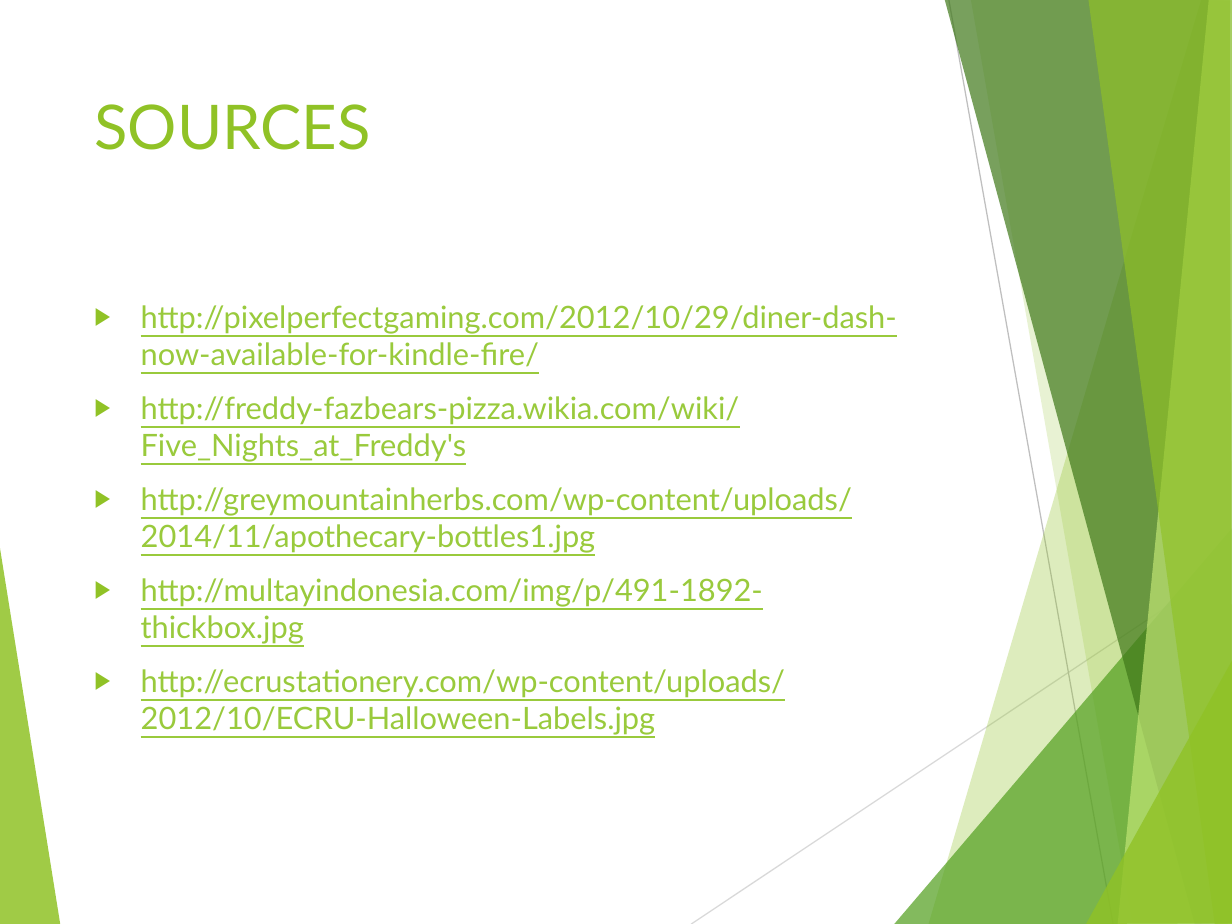
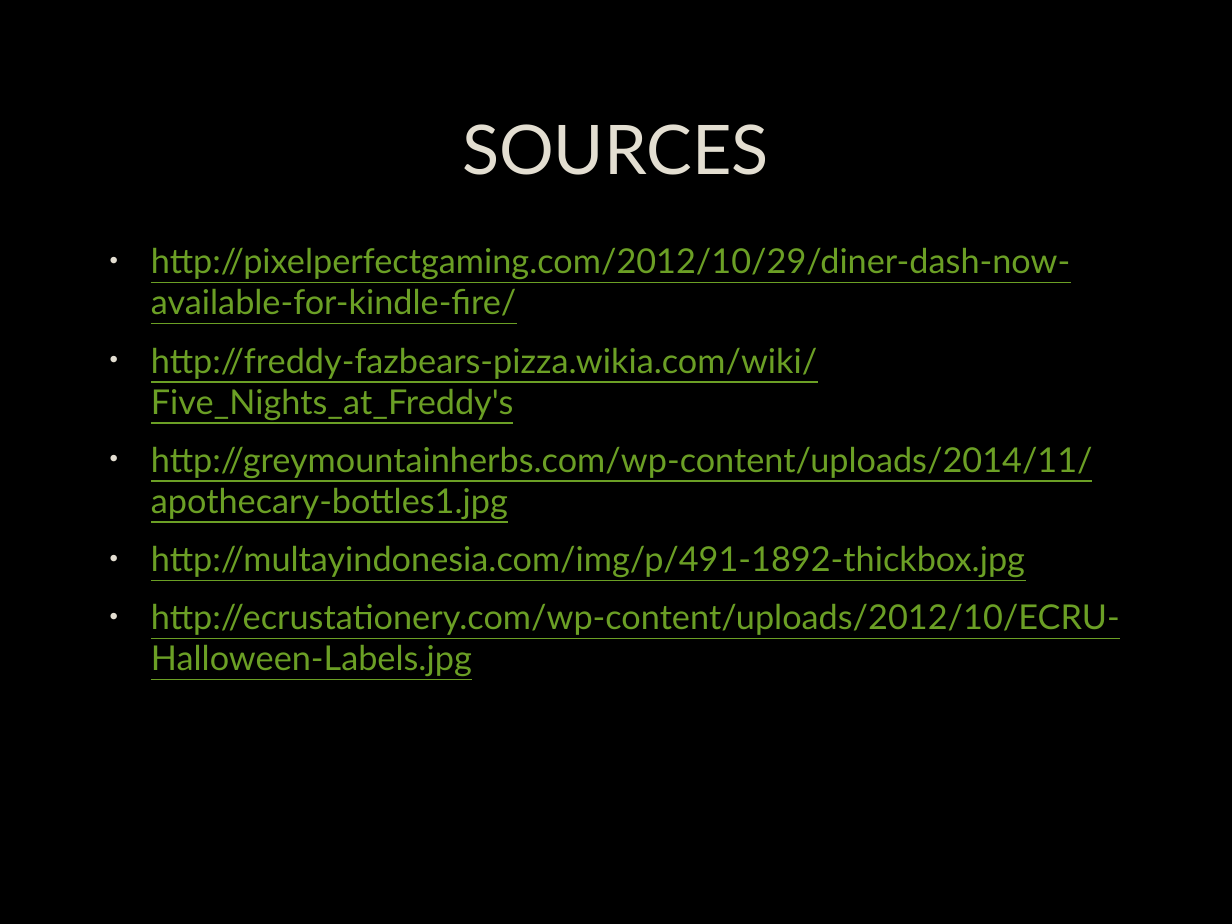
Before and after one commit to AdamReyes/apc-softdev-gd121mi12205, a slide deck: slide 14 of documentation/Apothecary_v2.pptx (slide 9 before the commit). Drawn at 1232x924 pixels with LibreOffice and Linux fonts; fonts in the diff are those of the drawing; background and template pictures are left out. Boxes give left, top, right and bottom in pixels: in the first picture for what was removed or moved away, otherwise in the second. Text is boxed around its words. In the diff, an @@ line names an element or a change of style, - is before the commit and + after.

```diff
--- a/documentation/Apothecary_v2.pptx
+++ b/documentation/Apothecary_v2.pptx
@@ background #FFFFFF to picture (left out) @@
@@ title "SOURCES": place and size @@
-title "SOURCES" at <box>94,104,370,150</box>
+title "SOURCES" at <box>462,124,769,175</box>
@@ title "SOURCES" at <box>462,124,769,175</box>: size 36 to 40 pt, text colour #90C226 to #E3DED1, letter outline none to #404040 0.75 pt; alignment left to centre; vertical alignment top to middle @@
@@ text "http://pixelperfectgaming.com/2012/10/29/diner-dash-now-avai ...": place and size @@
-text "http://pixelperfectgaming.com/2012/10/29/diner-dash-now-avai ..." at <box>141,305,897,735</box>
+text "http://pixelperfectgaming.com/2012/10/29/diner-dash-now-avai ..." at <box>151,248,1120,676</box>
@@ text "http://pixelperfectgaming.com/2012/10/29/diner-dash-now-avai ..." at <box>151,248,1120,676</box>: size 18 to 20 pt, text colour #99CA3C to #6B9F25, letter outline none to #404040 0.75 pt; bullet ▶ to •; bullet colour #90C226 to #E3DED1 @@
@@ group removed at <box>0,0,1232,924</box>: 8 freeform shapes, 2 lines @@
```
Also in this commit, not shown: 6 other slides changed, 7 slides added, 2 slides removed, 1 other file.
